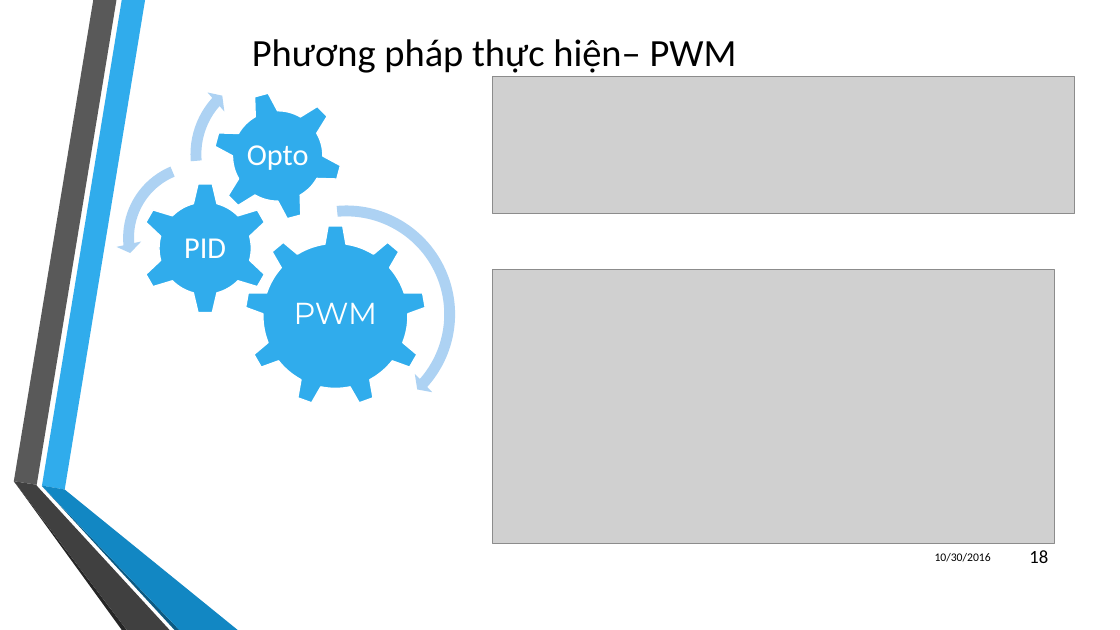
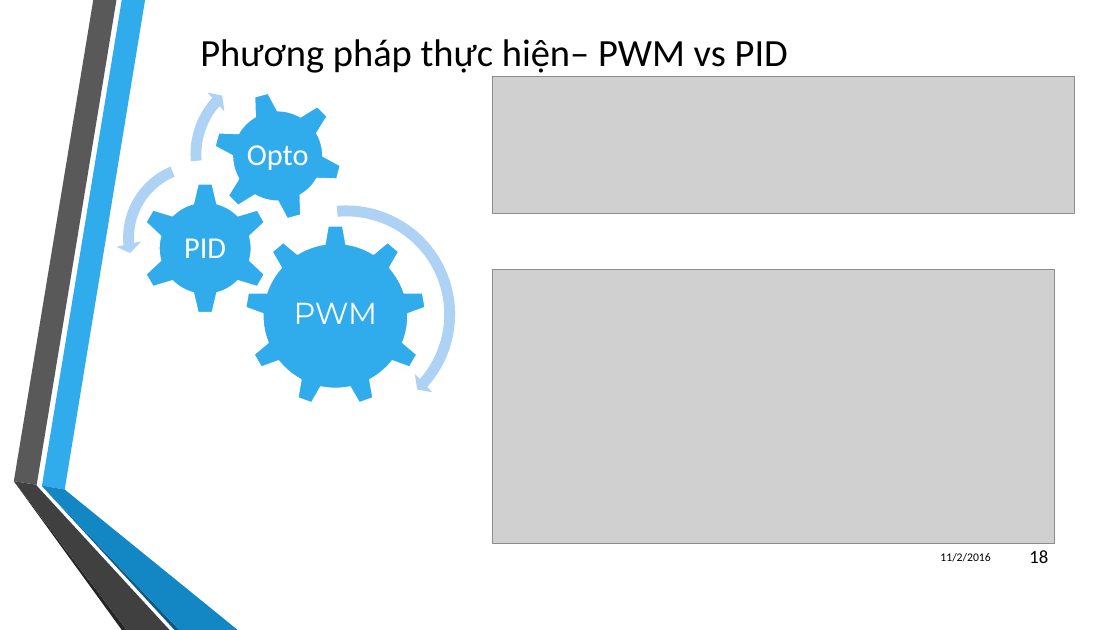
Before and after one commit to E-DESK/Version1, a slide deck: slide 18 of DOCUMENT/BÁO CÁO NGHIÊN CỨU KHOA HỌC 2016.pptx. Drawn at 1120x630 pixels with LibreOffice and Linux fonts; fonts in the diff are those of the drawing; grey boxes stand for pictures; background and template pictures are left out. Boxes give left, top, right and bottom in pixels: in the first picture for what was removed or moved away, otherwise in the second. Text is boxed around its words. In the diff, an @@ line names an element or a change of style, - is before the commit and + after.

```diff
--- a/DOCUMENT/BÁO CÁO NGHIÊN CỨU KHOA HỌC 2016.pptx
+++ b/DOCUMENT/BÁO CÁO NGHIÊN CỨU KHOA HỌC 2016.pptx
@@ text at (x1=200, y1=39, x2=788, y2=73): text changed @@
-Phương pháp thực hiện– PWM
+Phương pháp thực hiện– PWM vs PID
@@ text at (x1=940, y1=553, x2=990, y2=562): text changed @@
-10/30/2016
+11/2/2016
```
Also in this commit, not shown: 26 other slides changed, 2 slides added, 22 other files.
